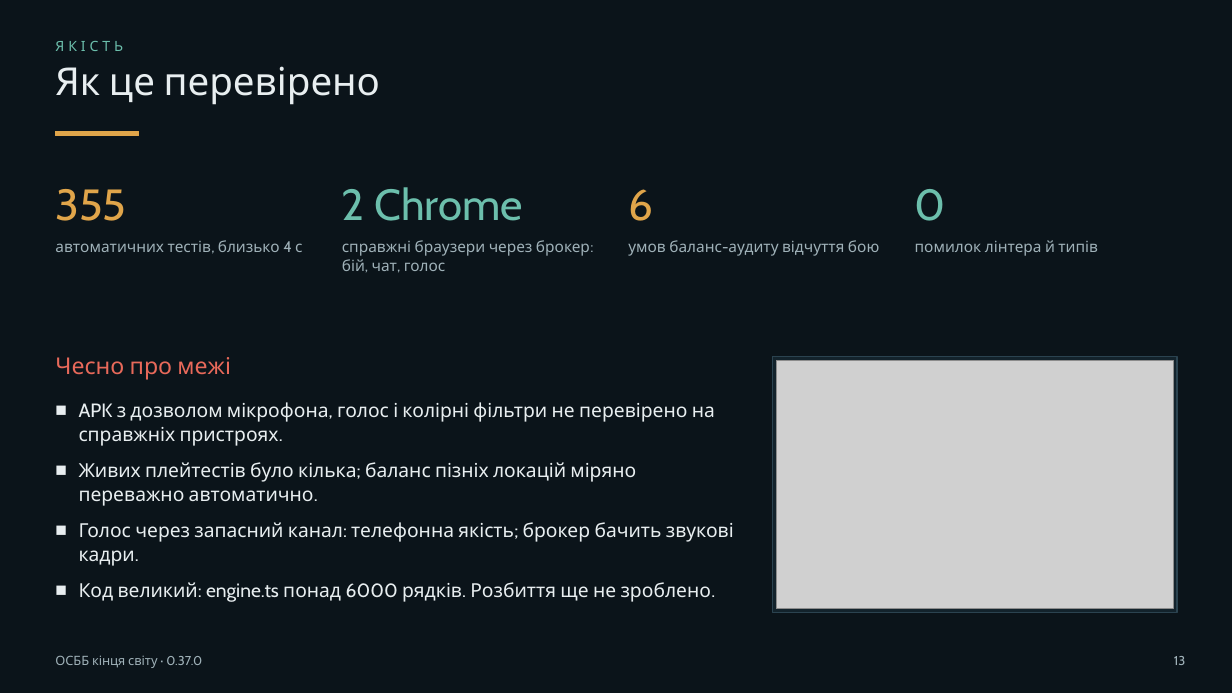
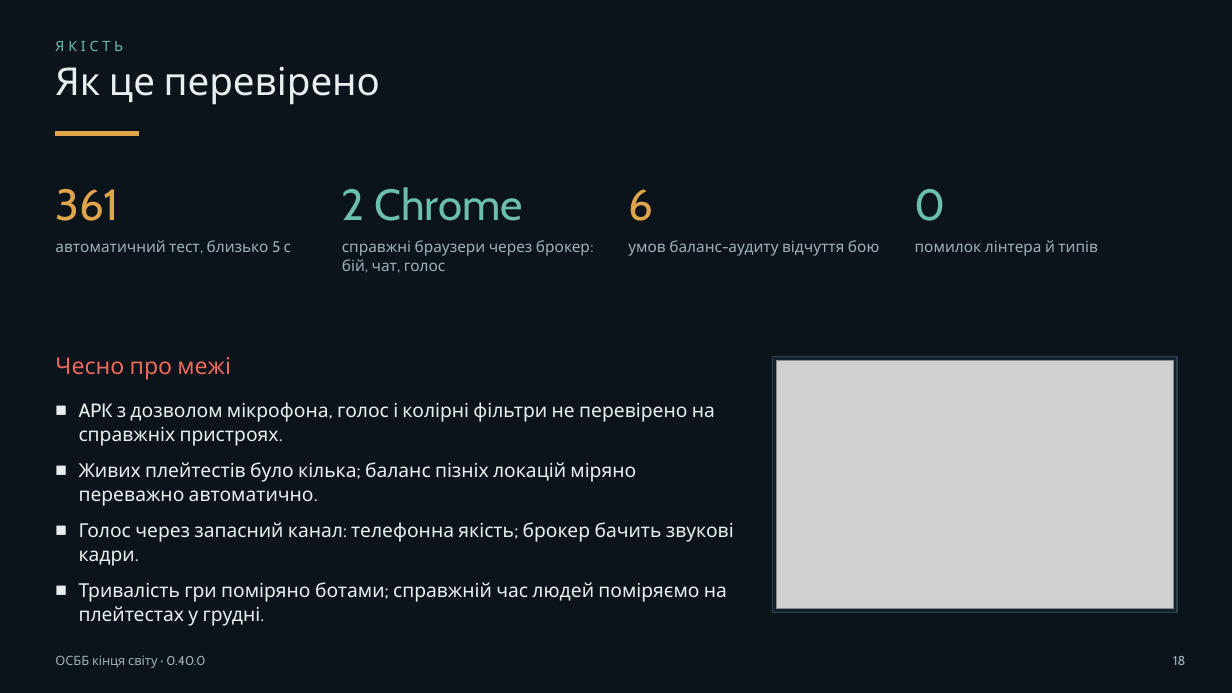
Before and after one commit to valera99686/osbb-end-of-world, a slide deck: slide 18 of docs/presentation/osbb-presentation.pptx (slide 13 before the commit). Drawn at 1232x693 pixels with LibreOffice and Linux fonts; fonts in the diff are those of the drawing; grey boxes stand for pictures. Boxes give left, top, right and bottom in pixels: in the first picture for what was removed or moved away, otherwise in the second. Text is boxed around its words. In the diff, an @@ line names an element or a change of style, - is before the commit and + after.

```diff
--- a/docs/presentation/osbb-presentation.pptx
+++ b/docs/presentation/osbb-presentation.pptx
@@ text at box(55, 189, 119, 221): text changed @@
-355
+361
@@ text at box(55, 240, 291, 252): text changed @@
-автоматичних тестів, близько 4 с
+автоматичний тест, близько 5 с
@@ text at box(79, 582, 727, 626): text changed @@
-■ Код великий: engine.ts понад 6000 рядків. Розбиття ще не зроблено.
+■ Тривалість гри поміряно ботами; справжній час людей поміряємо на плейтестах у грудні.
@@ text at box(55, 655, 205, 668): text changed @@
-ОСББ кінця світу · 0.37.0
+ОСББ кінця світу · 0.40.0
@@ text at box(1173, 656, 1185, 665): text changed @@
-13
+18
```
Also in this commit, not shown: 13 other slides changed, 5 slides added, 37 other files.
